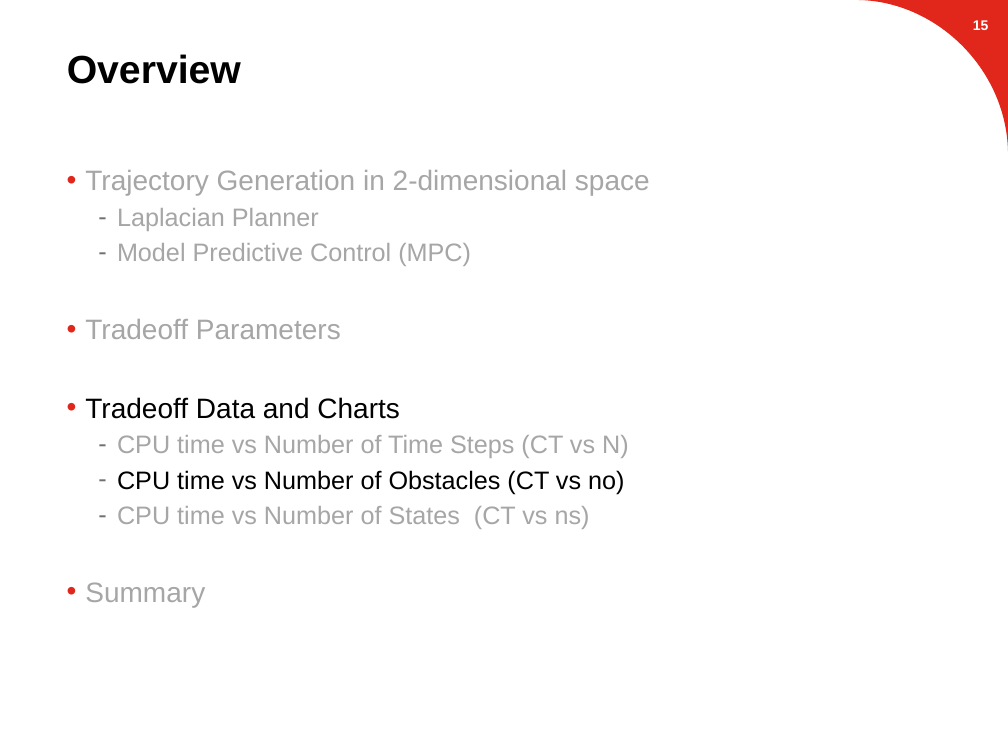
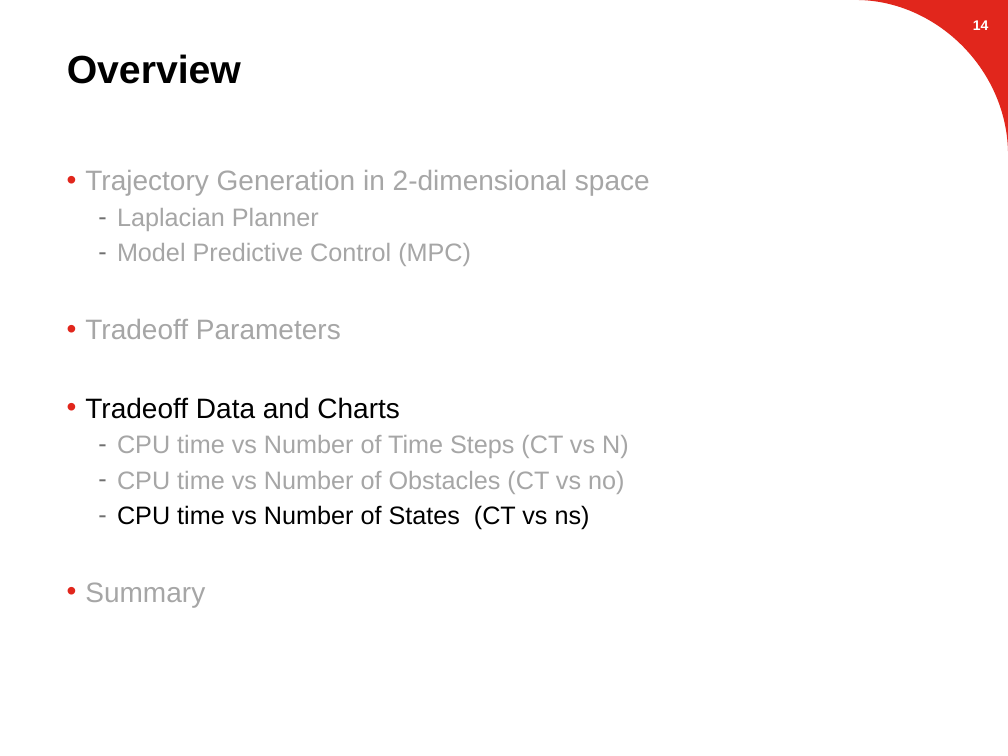
Before and after one commit to suvoganguli/GIG-MPC-Laplacian, a slide deck: slide 15 of 2D Results (03-19-2018).pptx (slide 16 before the commit). Drawn at 1008x756 pixels with LibreOffice and Linux fonts; fonts in the diff are those of the drawing; background and template pictures are left out. Boxes give left, top, right and bottom in pixels: in the first picture for what was removed or moved away, otherwise in the second. Text is boxed around its words. In the diff, an @@ line names an element or a change of style, - is before the commit and + after.

```diff
--- a/2D Results (03-19-2018).pptx
+++ b/2D Results (03-19-2018).pptx
@@ page number at [973, 20, 989, 30]: text changed @@
-15
+14
@@ text at [117, 471, 624, 530]: text colour #000000 to #A6A6A6 in "CPU time vs Number of Obstacles (CT ..."; text colour #A6A6A6 to #000000 in "CPU time vs Number of States (CT ..." @@
```
Also in this commit, not shown: 6 other slides changed, 6 slides removed, 1 other file.
